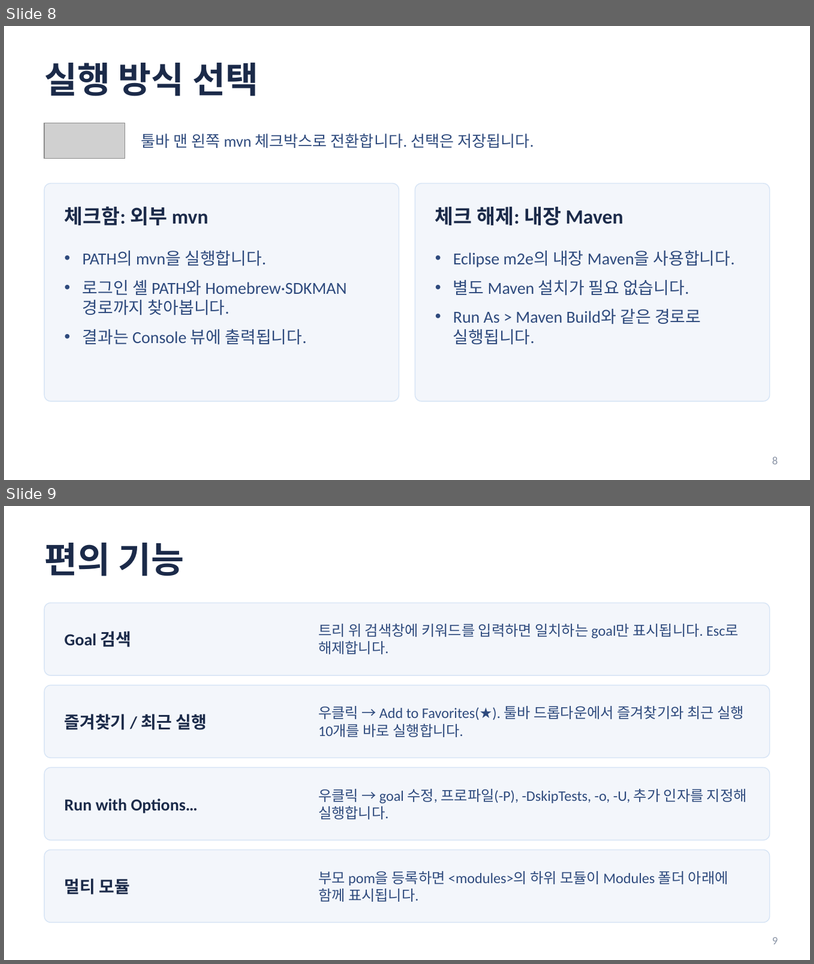
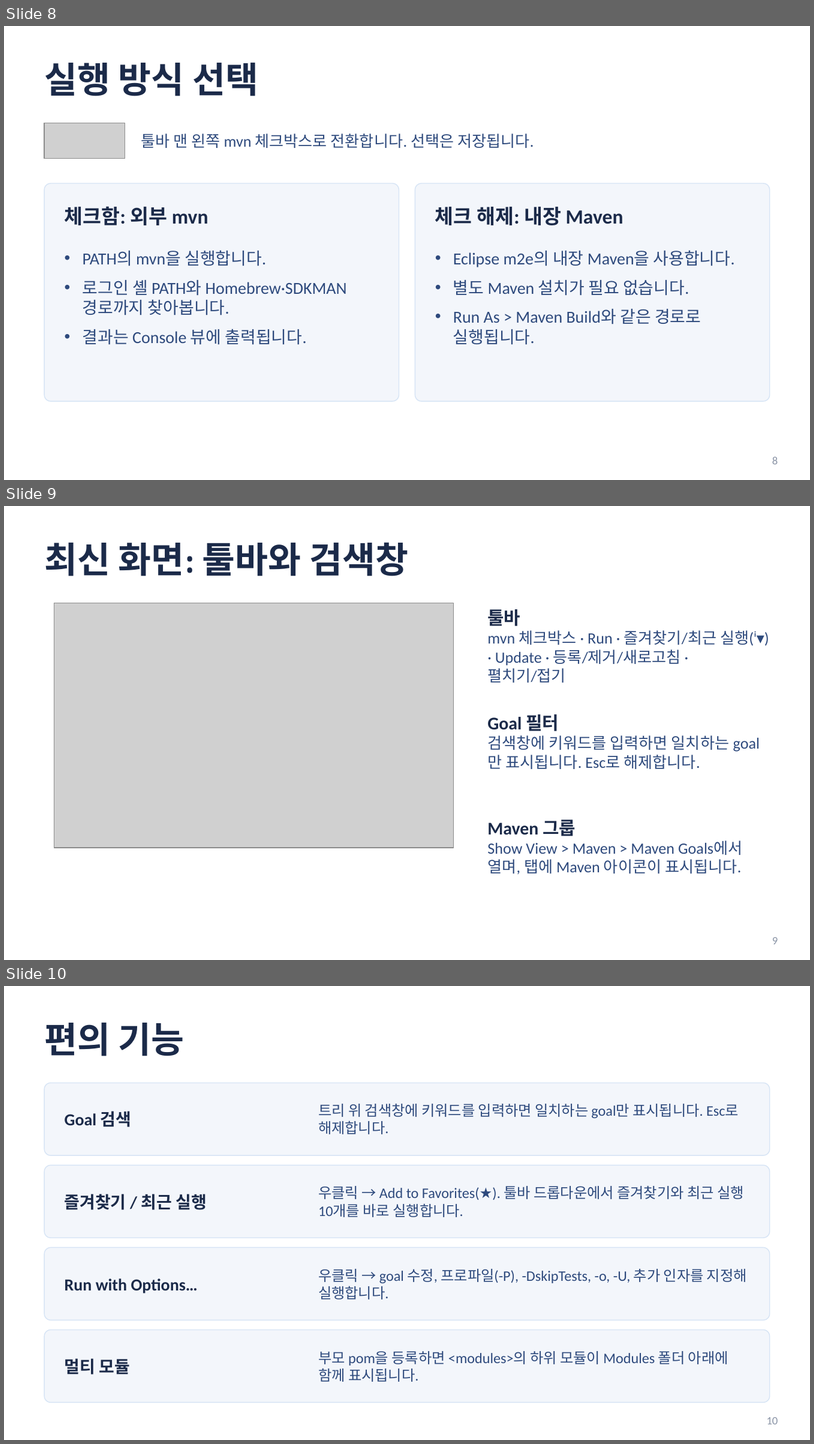
Before and after one commit to LEEJY-jpg/kcube-maven-goals-plugin, a slide deck: dist/KCube-Maven-Goals-매뉴얼.pptx. Shown one above the other, each under a label of ours: slides 8 and 9 before the commit, slides 8, 9 and 10 after it. The pictures are 814x964 and 814x1444 pixels, drawn with LibreOffice and Linux fonts; fonts in the diff are those of the drawing; grey boxes stand for pictures. Boxes give left, top, right and bottom in pixels: in the first picture for what was removed or moved away, otherwise in the second. Text is boxed around its words. In the diff, an @@ line names an element or a change of style, - is before the commit and + after.

```diff
--- a/dist/KCube-Maven-Goals-매뉴얼.pptx
+++ b/dist/KCube-Maven-Goals-매뉴얼.pptx
@@ slide 9 added at (4,506,810,960), background #FFFFFF @@
@@ text added at (44,542,408,576), 32 pt, text #1B2A49, bold @@
+최신 화면: 툴바와 검색창
@@ picture added at (54,603,453,847) @@
@@ text added at (488,609,757,682), 14 pt, text #2E4A7D @@
+툴바
+mvn 체크박스 · Run · 즐겨찾기/최근 실행(ⁱ▾) · Update · 등록/제거/새로고침 · 펼치기/접기
@@ text added at (488,714,729,769), 14 pt, text #2E4A7D @@
+Goal 필터
+검색창에 키워드를 입력하면 일치하는 goal만 표시됩니다. Esc로 해제합니다.
@@ text added at (488,819,743,874), 14 pt, text #2E4A7D @@
+Maven 그룹
+Show View > Maven > Maven Goals에서 열며, 탭에 Maven 아이콘이 표시됩니다.
@@ page number added at (773,937,778,944), 10 pt, text #8A94A6 @@
+9
@@ what was slide 9 is now slide 10 @@
@@ page number at (767,1417,779,1424): text changed @@
-9
+10
```
